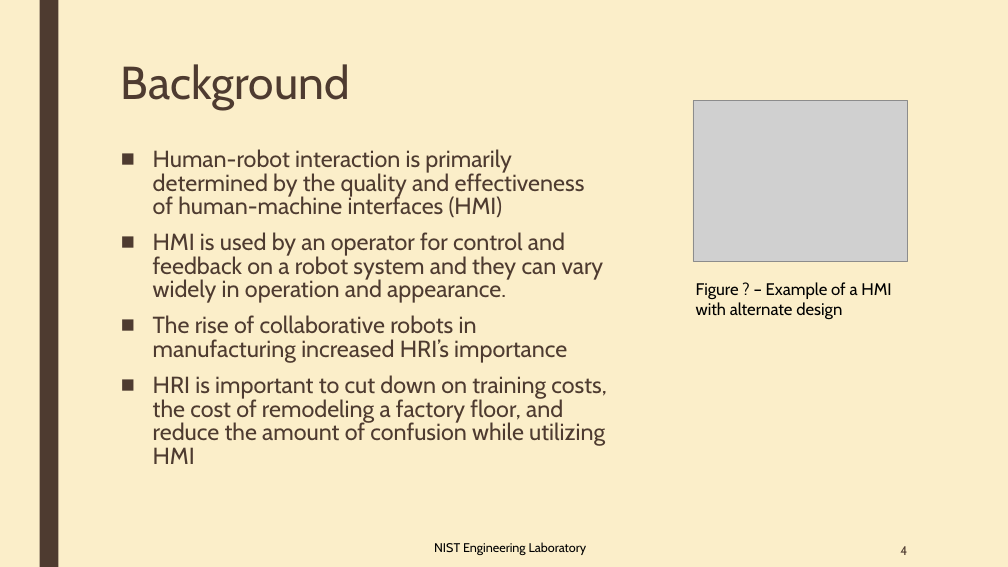
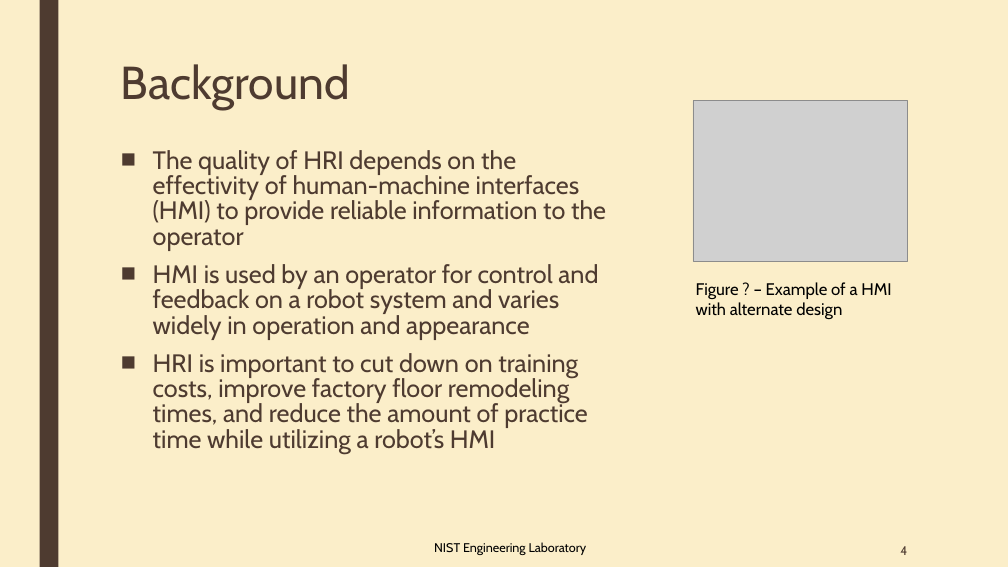
Before and after one commit to OvercodedStack/CRPI-UI-DOCUMENTATION-Summer-of-2019, a slide deck: slide 4 of Collaborative Robotics User interface and HRI Metrics [Autosaved].pptx. Drawn at 1008x567 pixels with LibreOffice and Linux fonts; fonts in the diff are those of the drawing; grey boxes stand for pictures. Boxes give left, top, right and bottom in pixels: in the first picture for what was removed or moved away, otherwise in the second. Text is boxed around its words. In the diff, an @@ line names an element or a change of style, - is before the commit and + after.

Commit message:
Updated wording

```diff
--- a/Collaborative Robotics User interface and HRI Metrics [Autosaved].pptx
+++ b/Collaborative Robotics User interface and HRI Metrics [Autosaved].pptx
@@ text at (x1=153, y1=150, x2=606, y2=454): text changed; size 22.2 to 24 pt @@
-■ Human-robot interaction is primarily determined by the quality and effectiveness of human-machine interfaces (HMI)
-■ HMI is used by an operator for control and feedback on a robot system and they can vary widely in operation and appearance.
-■ The rise of collaborative robots in manufacturing increased HRI’s importance
-■ HRI is important to cut down on training costs, the cost of remodeling a factory floor, and reduce the amount of confusion while utilizing HMI
+■ The quality of HRI depends on the effectivity of human-machine interfaces (HMI) to provide reliable information to the operator
+■ HMI is used by an operator for control and feedback on a robot system and varies widely in operation and appearance
+■ HRI is important to cut down on training costs, improve factory floor remodeling times, and reduce the amount of practice time while utilizing a robot’s HMI
```
Also in this commit, not shown: 7 other slides changed.
